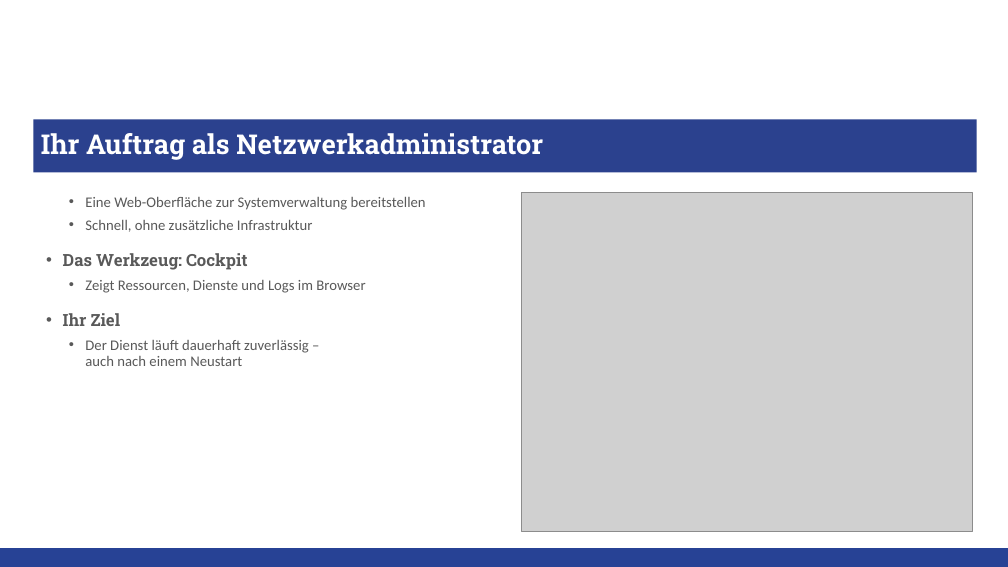
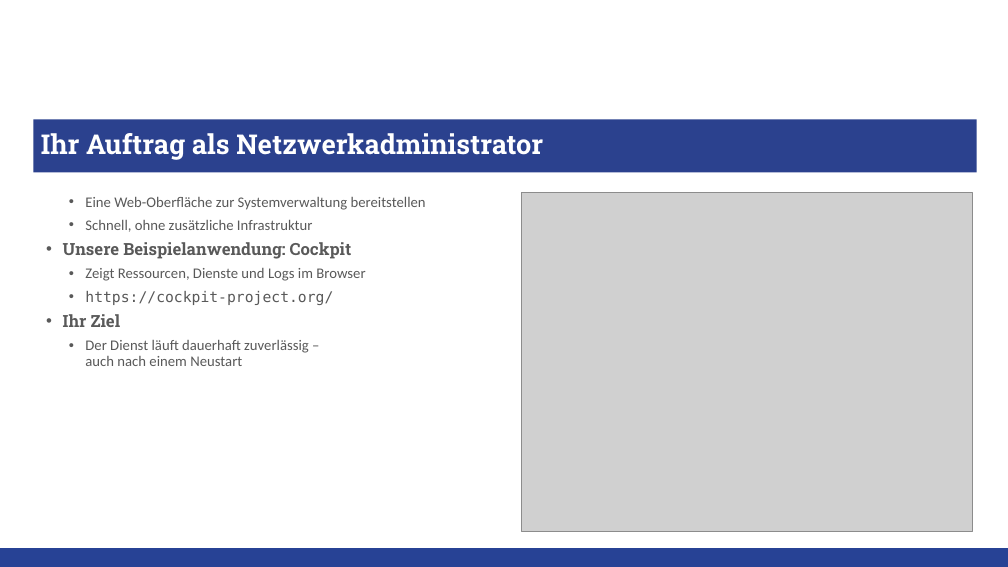
Before and after one commit to Lotter69/2026_02_linux, a slide deck: slide 2 of Vorbereitung/Lab01_Übersicht.pptx. Drawn at 1008x567 pixels with LibreOffice and Linux fonts; fonts in the diff are those of the drawing; grey boxes stand for pictures; background and template pictures are left out. Boxes give left, top, right and bottom in pixels: in the first picture for what was removed or moved away, otherwise in the second. Text is boxed around its words. In the diff, an @@ line names an element or a change of style, - is before the commit and + after.

```diff
--- a/Vorbereitung/Lab01_Übersicht.pptx
+++ b/Vorbereitung/Lab01_Übersicht.pptx
@@ text at [63, 242, 352, 259]: text changed @@
-• Das Werkzeug: Cockpit
+• Unsere Beispielanwendung: Cockpit
@@ text at [85, 291, 333, 305]: paragraph added @@
+  • https://cockpit-project.org/
```
Also in this commit, not shown: 3 other slides changed.
